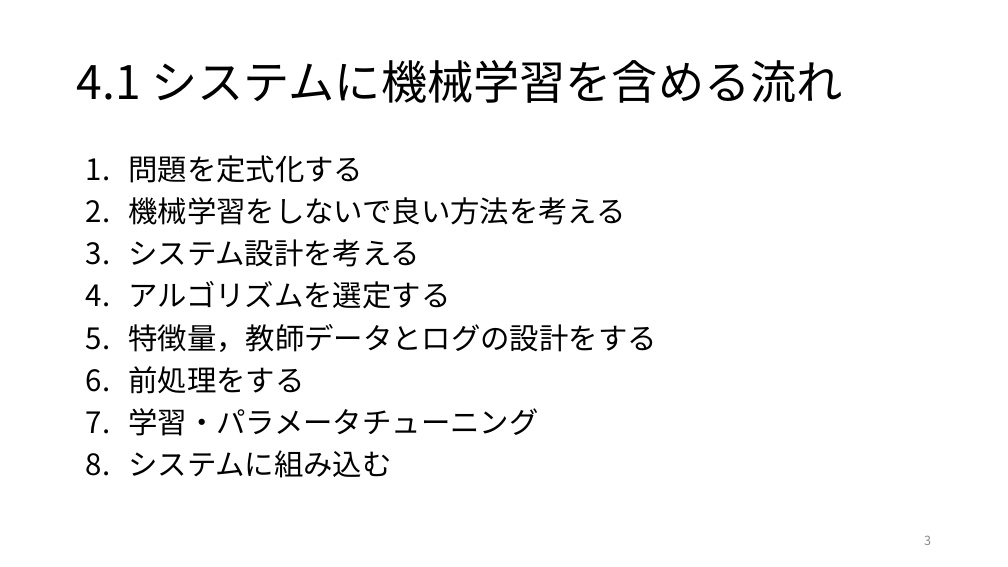
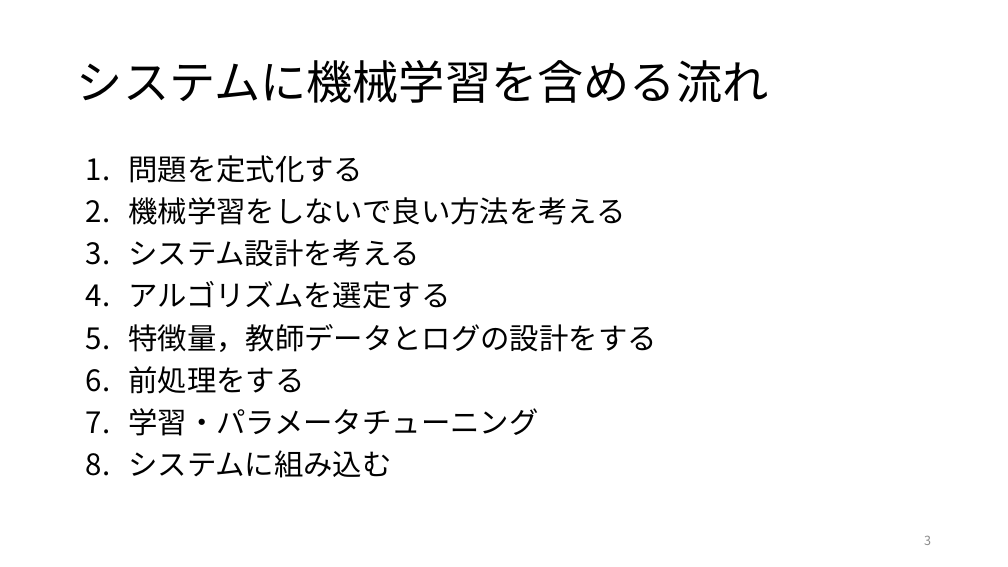
Before and after one commit to ryosuke-ku/Rinko, a slide deck: slide 3 of 仕事ではじめる機械学習第4章.pptx. Drawn at 1008x567 pixels with LibreOffice and Linux fonts; fonts in the diff are those of the drawing. Boxes give left, top, right and bottom in pixels: in the first picture for what was removed or moved away, otherwise in the second. Text is boxed around its words. In the diff, an @@ line names an element or a change of style, - is before the commit and + after.

```diff
--- a/仕事ではじめる機械学習第4章.pptx
+++ b/仕事ではじめる機械学習第4章.pptx
@@ title at bbox=[77, 60, 769, 103]: text changed @@
-4.1 システムに機械学習を含める流れ
+システムに機械学習を含める流れ
```
Also in this commit, not shown: 20 other slides changed, 3 other files.
